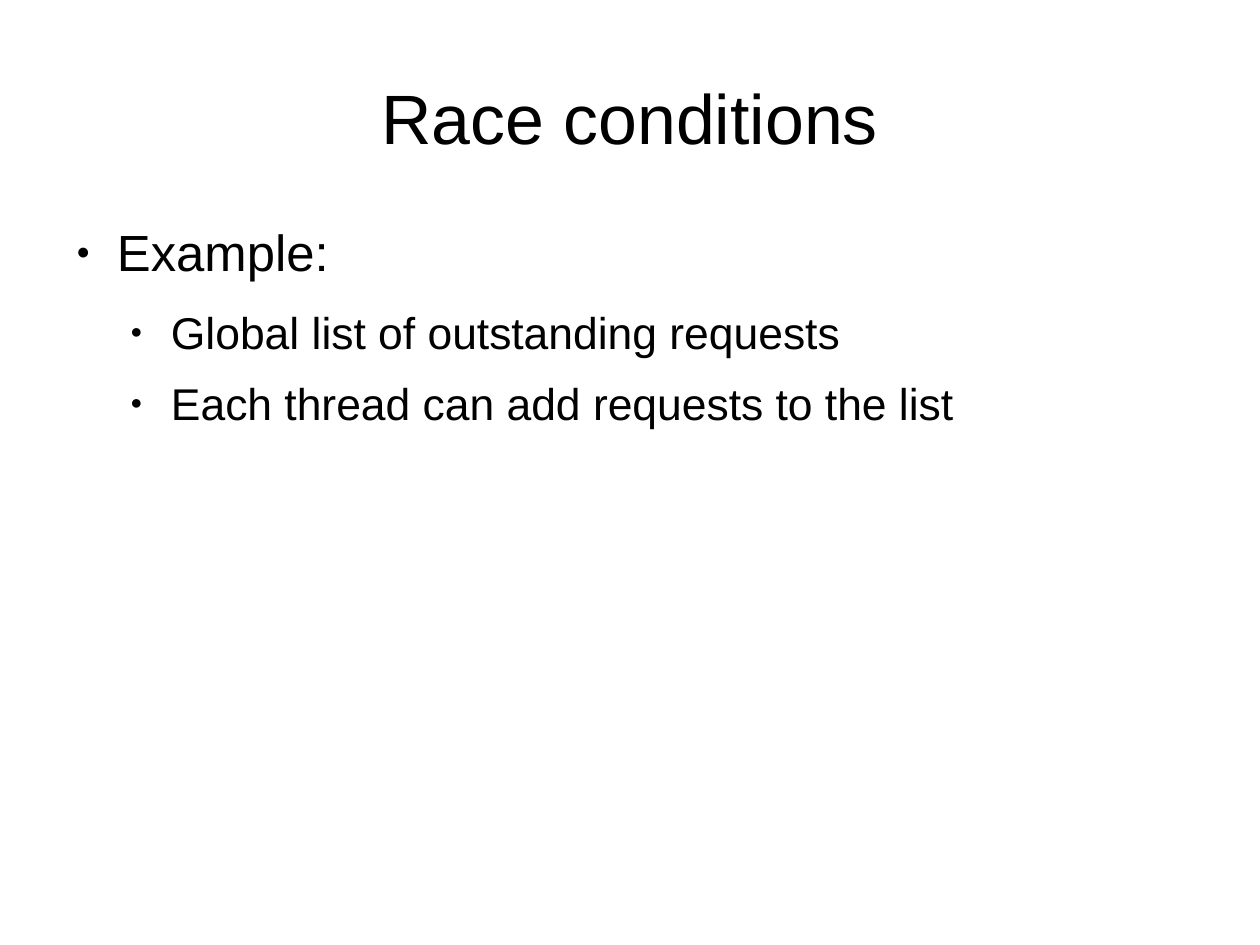
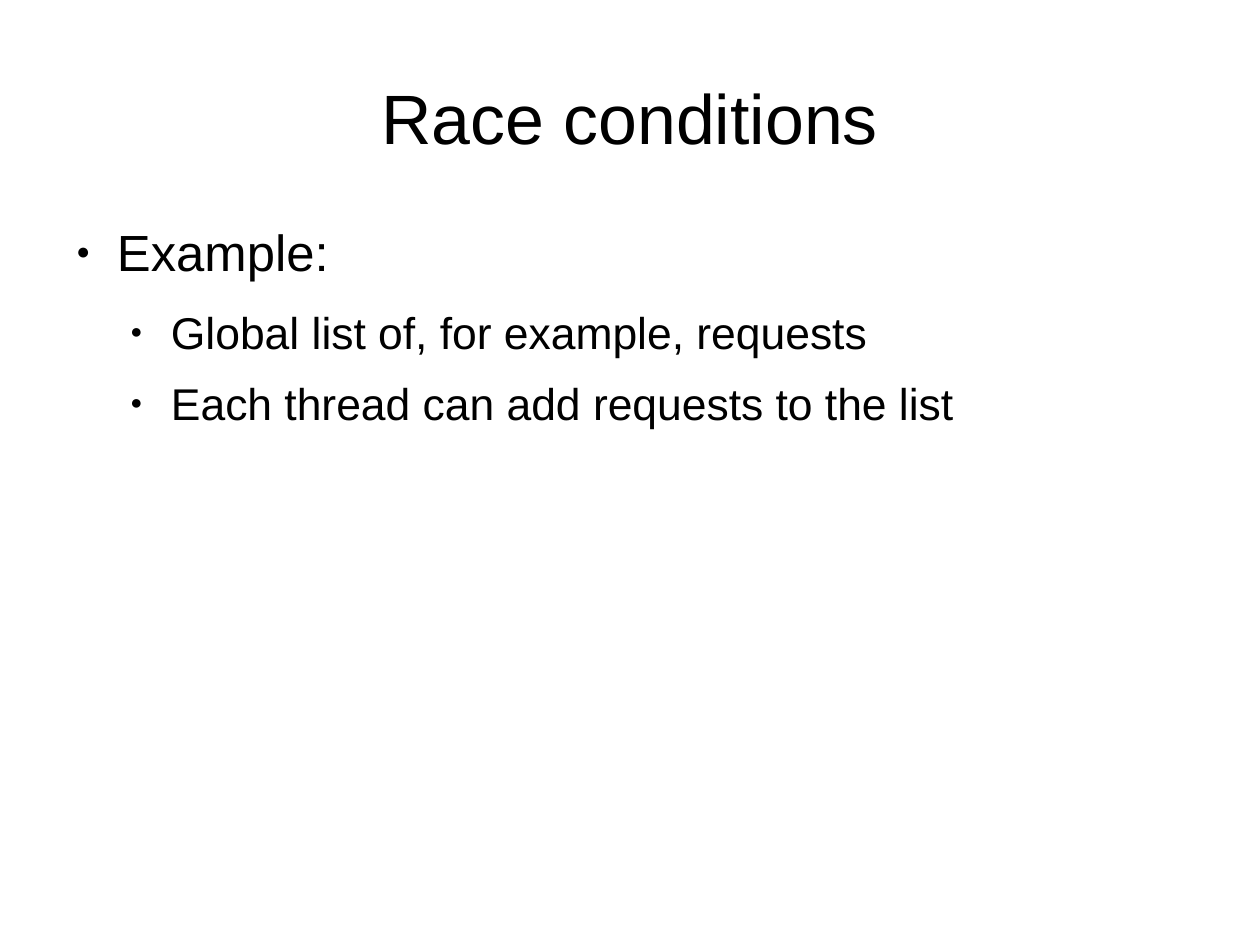
Before and after one commit to antonburtsev/cs3810, a slide deck: slide 14 of lectures/lecture17-cache-coherence/lecture17-cache-coherence.odp (slide 13 before the commit). Drawn at 1260x945 pixels with LibreOffice and Linux fonts; fonts in the diff are those of the drawing. Boxes give left, top, right and bottom in pixels: in the first picture for what was removed or moved away, otherwise in the second. Text is boxed around its words. In the diff, an @@ line names an element or a change of style, - is before the commit and + after.

```diff
--- a/lectures/lecture17-cache-coherence/lecture17-cache-coherence.odp
+++ b/lectures/lecture17-cache-coherence/lecture17-cache-coherence.odp
@@ text at bbox=[171, 316, 866, 358]: text changed @@
-  ● Global list of outstanding requests
+  ● Global list of, for example, requests
```
Also in this commit, not shown: 1 other slide changed, 24 slides added, 2 other files.
